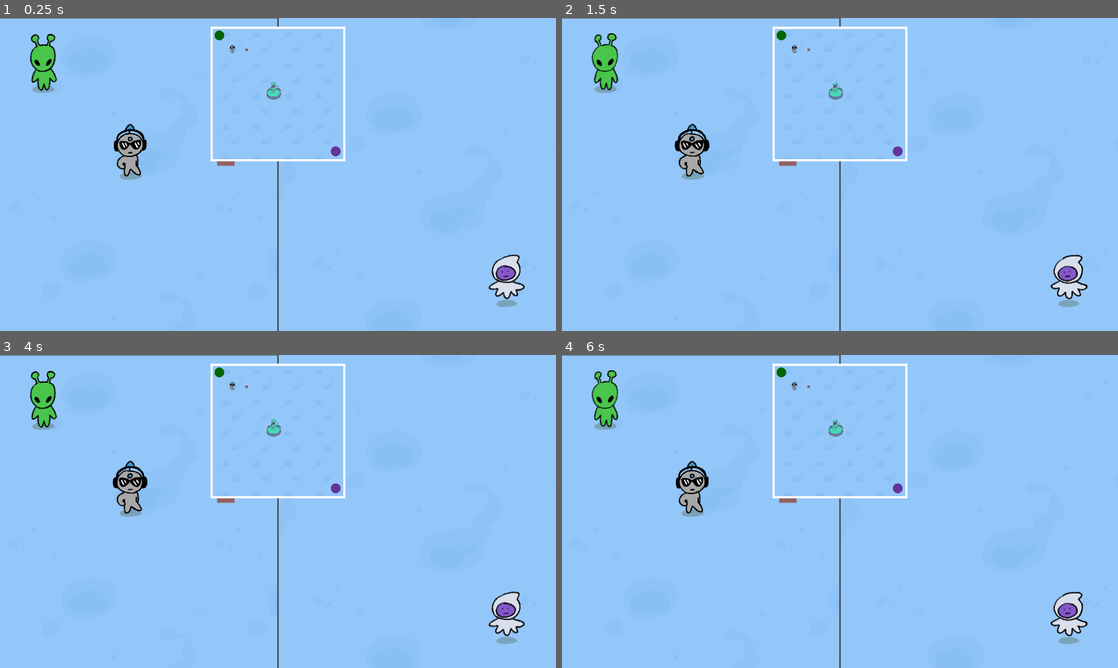
Above: before the commit, frames 1-4 (two rows, left to right).
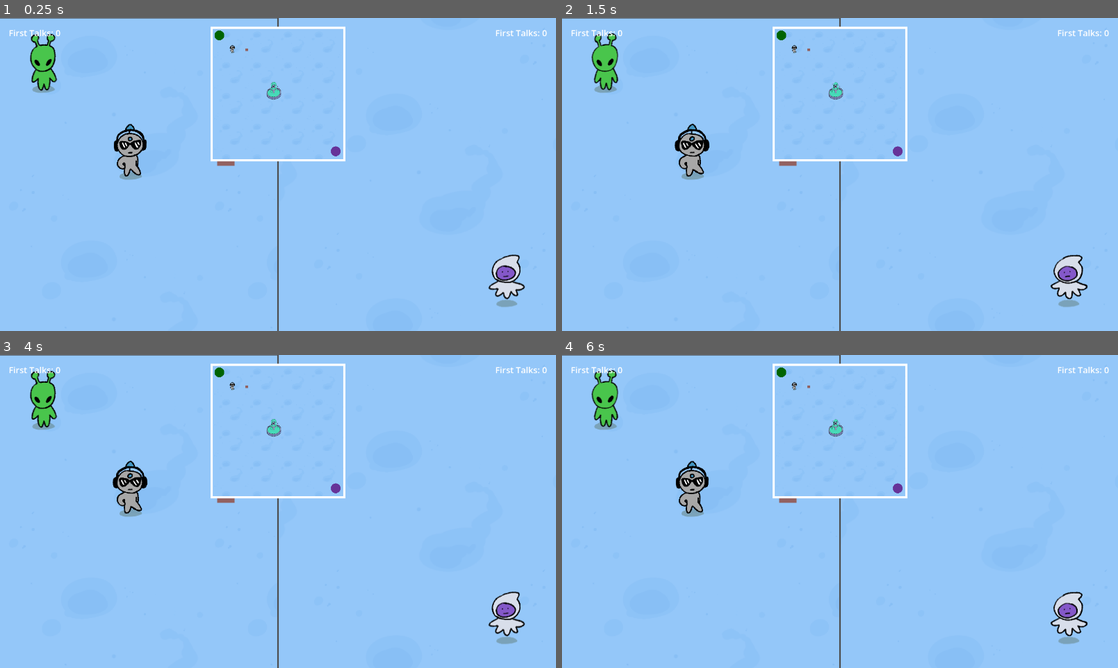
Above: after the commit, the same moments.

Repository: liannie3/wwhataburger
Game: Godot game, scene res://main_game/SpitScreen.tscn
The game is run twice, just before and just after one commit, with the same random seed, the same clock (stepped at 60 frames per second) and the same inputs. This scene is started directly instead of the project's main scene.
Inputs:
- Up to frame 1 (0.25 s): no input
- Up to frame 2 (1.5 s): no input
- Up to frame 3 (4 s): tap Enter at 2.75 s; tap Space at 3.5 s
- Up to frame 4 (6 s): no input

The runs differ from the first frame. In frame 1, 0.2% of the frame differs, in the area x 1-99%, y 3-6%; in frame 2, 0.2%; in frame 3, 0.2%; in frame 4, 0.2%.

Commit message:
Add global stats

Diff:
--- a/main_game/Player.tscn
+++ b/main_game/Player.tscn
@@ -130,3 +130,19 @@
 size_flags_vertical = 3
 theme_override_font_sizes/normal_font_size = 20
 fit_content = true
+
+[node name="HUD" type="MarginContainer" parent="CanvasLayer" unique_id=946929085]
+anchors_preset = 10
+anchor_right = 1.0
+grow_horizontal = 2
+theme_override_constants/margin_left = 20
+theme_override_constants/margin_top = 20
+theme_override_constants/margin_right = 20
+
+[node name="VBoxContainer" type="VBoxContainer" parent="CanvasLayer/HUD" unique_id=630745020]
+layout_mode = 2
+
+[node name="StatsLabel" type="Label" parent="CanvasLayer/HUD/VBoxContainer" unique_id=723857307]
+layout_mode = 2
+theme_override_font_sizes/font_size = 20
+text = "First Talks: 0 "
--- a/main_game/player.gd
+++ b/main_game/player.gd
@@ -13,6 +13,8 @@
 @onready var name_label = $CanvasLayer/DialogueBox/HBoxContainer/VBoxContainer/NameLabel
 @onready var text_label = $CanvasLayer/DialogueBox/HBoxContainer/VBoxContainer/TextLabel
 
+@onready var stats_label = $CanvasLayer/HUD/VBoxContainer/StatsLabel
+
 # Variable to hold the player's current emotion
 var current_emotion: EmotionData.Emotion = EmotionData.Emotion.NONE
 
@@ -26,6 +28,17 @@
 	# Connect to the EmotionManager to listen for changes, and grab the starting state
 	EmotionManager.emotion_changed.connect(_on_emotion_changed)
 	current_emotion = EmotionManager.get_emotion(player_id)
+	if player_id == 1:
+		stats_label.horizontal_alignment = HORIZONTAL_ALIGNMENT_LEFT
+	else:
+		stats_label.horizontal_alignment = HORIZONTAL_ALIGNMENT_RIGHT
+
+func _process(delta: float) -> void:
+	# Continuously pull the latest stats from the Autoload
+	if player_id == 1:
+		stats_label.text = "First Talks: " + str(GlobalStats.p1_first_talks)
+	else:
+		stats_label.text = "First Talks: " + str(GlobalStats.p2_first_talks)
 
 func _physics_process(delta: float) -> void:
 	var prefix = "p" + str(player_id) + "_"
@@ -54,9 +67,9 @@
 		velocity = target_velocity
 
 	# EMOTION MODIFIER: Dash (Fear)
-	if Input.is_action_just_pressed(dash) and EmotionData.has_dash(current_emotion):
-		var dash_dir = direction if direction != Vector2.ZERO else _get_facing_direction()
-		velocity = dash_dir * dash_speed
+	#if Input.is_action_just_pressed(dash) and EmotionData.has_dash(current_emotion):
+	#	var dash_dir = direction if direction != Vector2.ZERO else _get_facing_direction()
+	#	velocity = dash_dir * dash_speed
 
 	move_and_slide()
 
